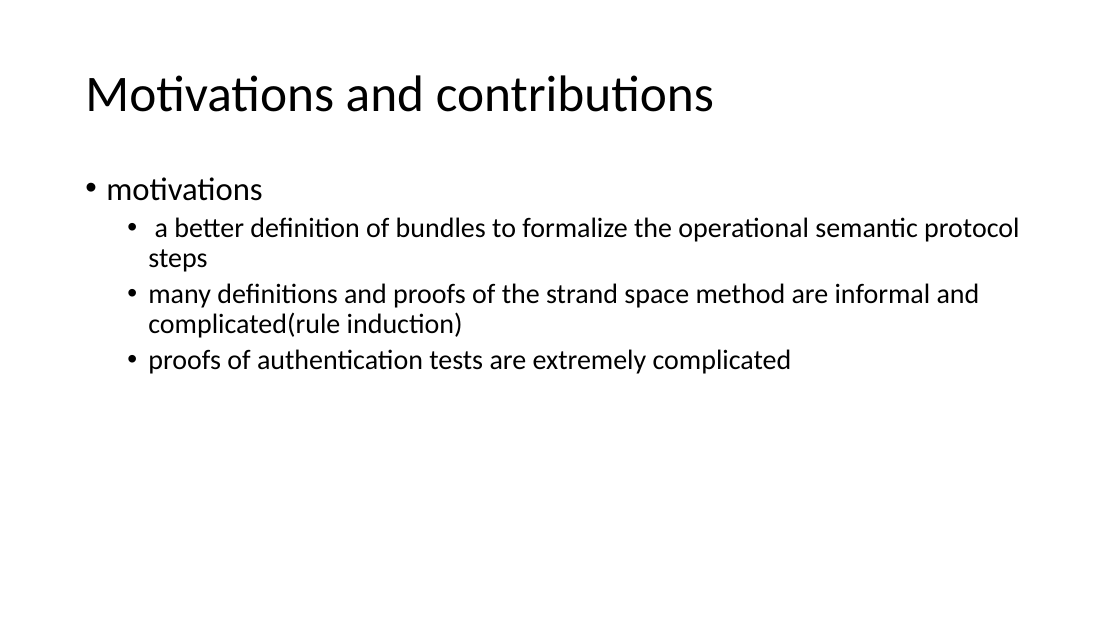
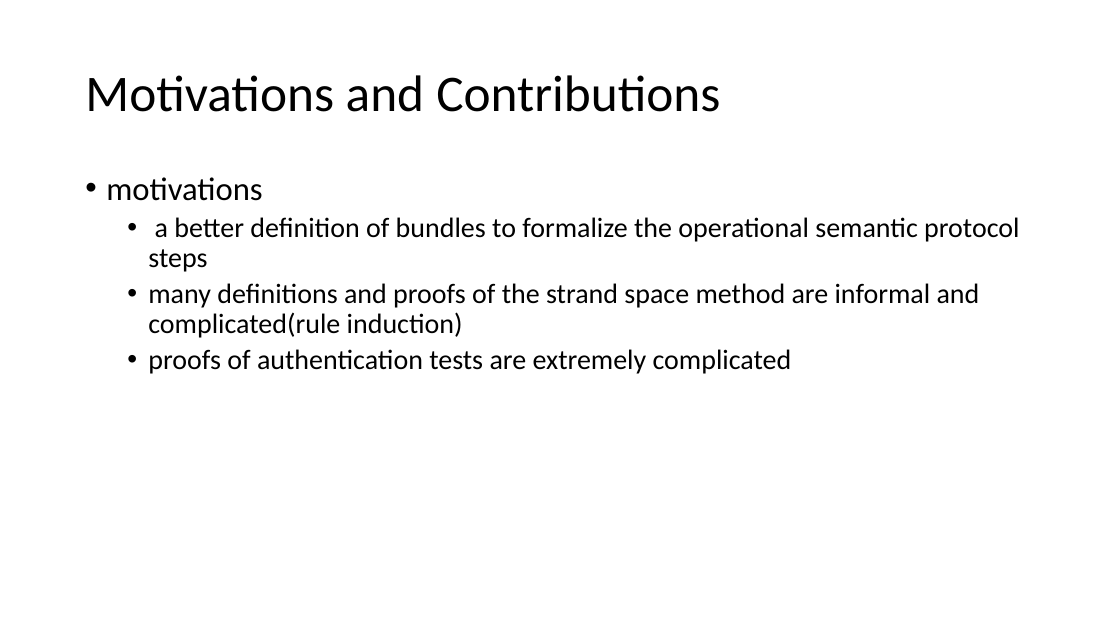
Before and after one commit to bacmive/paper_notes, a slide deck: slide 15 of notes7-strand space.pptx. Drawn at 1120x630 pixels with LibreOffice and Linux fonts; fonts in the diff are those of the drawing. Boxes give left, top, right and bottom in pixels: in the first picture for what was removed or moved away, otherwise in the second. Text is boxed around its words. In the diff, an @@ line names an element or a change of style, - is before the commit and + after.

```diff
--- a/notes7-strand space.pptx
+++ b/notes7-strand space.pptx
@@ title at [85, 75, 720, 112]: text changed @@
-Motivations and contributions
+Motivations and Contributions
```
Also in this commit, not shown: 7 slides added, 1 other file.
